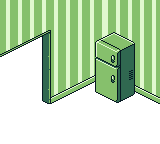
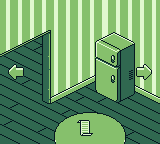
The second 160 x 144 image is a revision of the first. Changes to its layers:
added layer "Arrows" above "Table" over [left=8, top=64, right=152, bottom=80]
added layer "Table" above "Refrigerator" over [left=54, top=112, right=126, bottom=144]
renamed "Pasted Layer" to "Refrigerator", painted on it over [left=95, top=90, right=135, bottom=103]
added layer "CursorTarget" over [left=0, top=37, right=160, bottom=144]
